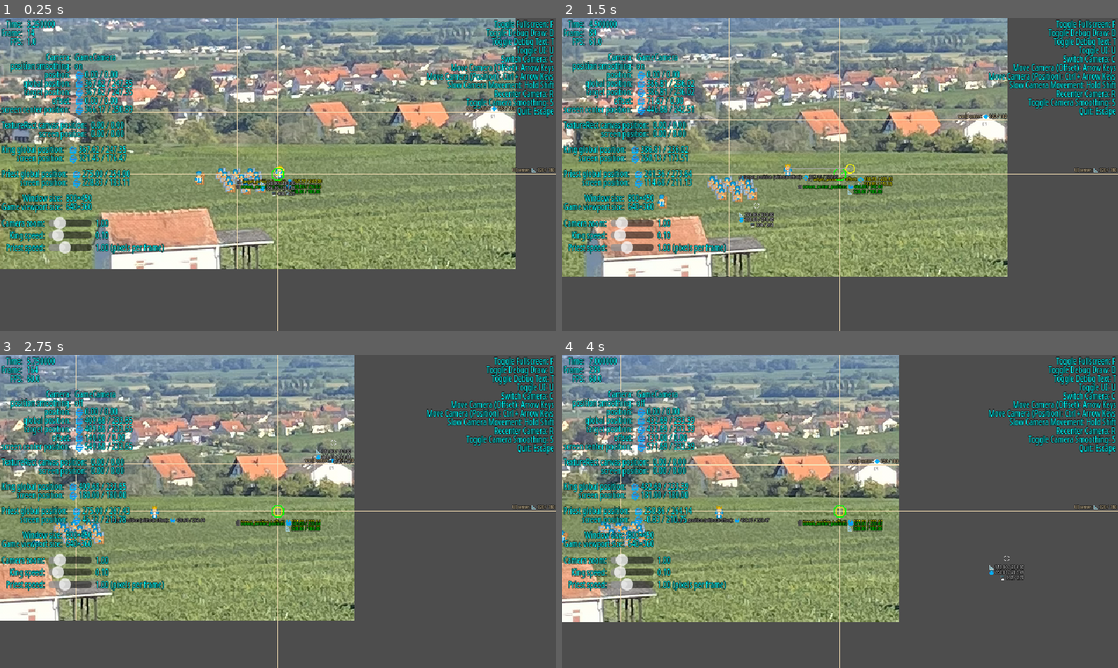
Above: before the commit, frames 1-4 (two rows, left to right).
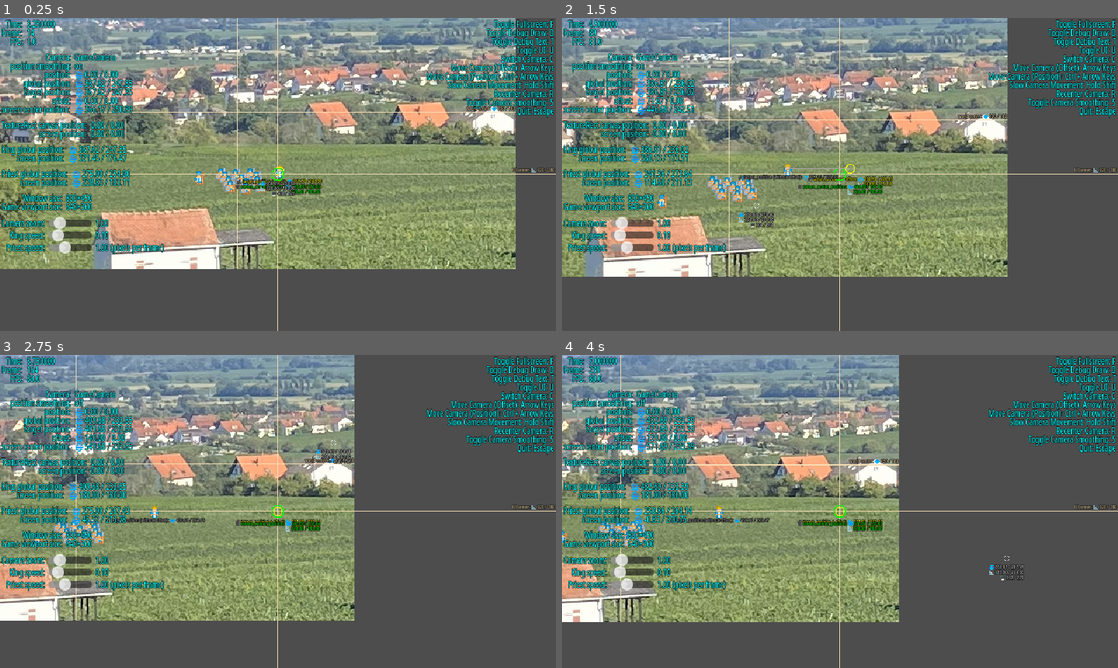
Above: after the commit, the same moments.

Repository: Toxe/godot-pixel-style
Game: Godot game, scene res://scenes/main.tscn
Two runs of this game, one before a commit and one after it. Both use one fixed random seed, a clock stepped at 60 frames per second and the inputs below.
Inputs (mouse positions are in pixels of both pictures, inside the frame that each line leads up to):
- Up to frame 1 (0.25 s): no input
- Up to frame 2 (1.5 s): tap Enter at 0.5 s; move the mouse to (962, 158) at 0.52 s; hold Right (ui_right) 0.53-1.25 s; hold R (recenter_camera) 0.53-1.25 s; click (962, 158) at 0.67 s; drag from (728, 190) to (812, 237) at 1.27 s
- Up to frame 3 (2.75 s): move the mouse to (333, 442) at 2.02 s; hold Right (ui_right) from 2.03 s (still down); hold S (toggle_camera_smoothing) from 2.03 s (still down); click (333, 442) at 2.17 s
- Up to frame 4 (4 s): release Right (ui_right) at 2.75 s; release S (toggle_camera_smoothing) at 2.75 s; drag from (812, 574) to (673, 464) at 2.77 s; move the mouse to (1006, 558) at 3.52 s; hold Left (ui_left) from 3.53 s (still down); hold Shift from 3.53 s (still down); click (1006, 558) at 3.67 s

The runs differ from the first frame. In frame 1, less than 0.1% of the frame differs, in the area x 46-54%, y 52-56%; in frame 2, less than 0.1%; in frame 3, less than 0.1%; in frame 4, less than 0.1%, in the area x 76-84%, y 66-71%.

Commit message:
Show world coordinates first in mouse coordinates label

Diff:
--- a/PixelStyle/scenes/ui.gd
+++ b/PixelStyle/scenes/ui.gd
@@ -100,9 +100,9 @@
     var mouse_coords := get_local_mouse_position()
     var screen_coords := transform_ui_to_screen_coords(mouse_coords)
     var lines: Array[String]
-    lines.append(Format.format_position(mouse_coords, CameraManager.CoordsType.UI))
     if texture_rect && game:
         lines.append(Format.format_position(transform_to_world_coords(CameraManager.CoordsType.UI, mouse_coords), CameraManager.CoordsType.World))
+    lines.append(Format.format_position(mouse_coords, CameraManager.CoordsType.UI))
     lines.append(Format.format_position(screen_coords, CameraManager.CoordsType.Screen, true))
     DebugDraw.draw_labeled_circle(self, mouse_coords, 3, Color.LIGHT_GRAY, Color.BLACK, 0.25, lines)
 
